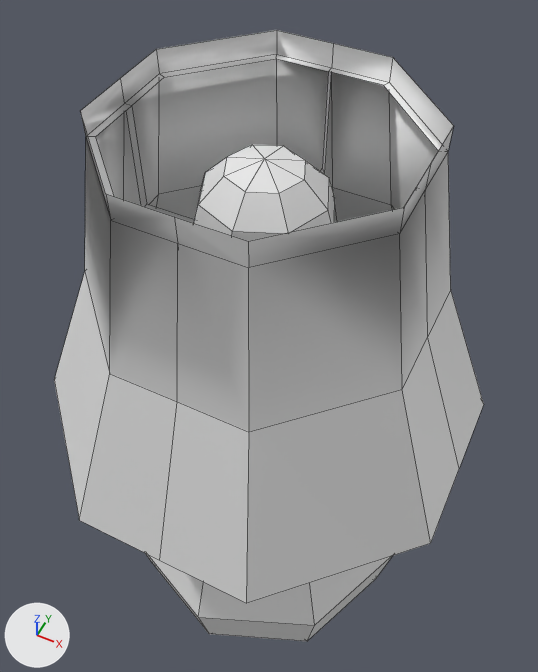
The FBX model Assets/Art/Robin/Gen_TableLamp_001.fbx as it was, and as the next commit left it.
Camera for both pictures: a camera (50 mm lens) standing at (0.1, -0.197, 0.468) and looking at (-0.011, 0.025, 0.19). The lights are fixed; the arrows at lower left show +X, +Y and +Z. The first picture is the older version. Mesh edges are drawn as thin lines. Materials are left out; every surface is plain grey.

The first picture shows 'Lamp'.
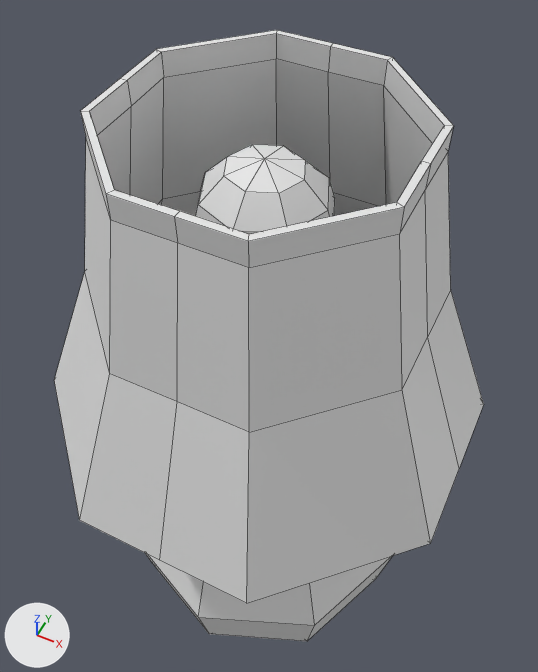
Changed parts and their boxes (x1, y1, x2, y2) in the pictures (538 x 672 px):
'Lamp', reshaped, turned
    both: (54, 30, 484, 641)
part 1 of me_cube_002, built on
    before: (88, 54, 442, 223)
    after: (81, 30, 454, 241)

The change, as a list of edits to the scene's bpy script:
```text
Change me_cube_002:
    used by ob_lamp; location = (0.0, 0.0, 0.0)
    remove me_cube_002.from_pydata(...)  # 152 vertices, 144 faces; spans x -0.096..0.096, y -0.096..0.096, z 0.0..0.33
    add me_cube_002.from_pydata(...)  # 260 vertices, 272 faces; spans x -0.096..0.096, y -0.096..0.096, z 0.0..0.33
    me_cube_002 part 1
    10 vertices are removed from x -0.058..0.058, y -0.058..0.058, z 0.27..0.275
    20 faces are deleted
    24 vertices are added at x -0.094..0.094, y -0.094..0.094, z 0.179..0.254
    12 new vertices lie (0.0, 0.0, 0.01) away from vertices in x -0.055..0.055, y -0.055..0.055, z 0.32
    60 new faces join them
    other edits to the shape of me_cube_002 do not show in these pictures
Change ob_lamp:
    ob_lamp.rotation_euler: (0.0, 0.0, 0.0) -> (0.0, 0.0, -3.142)  # degrees (0, 0, 0) -> degrees (0, 0, -180)
```
